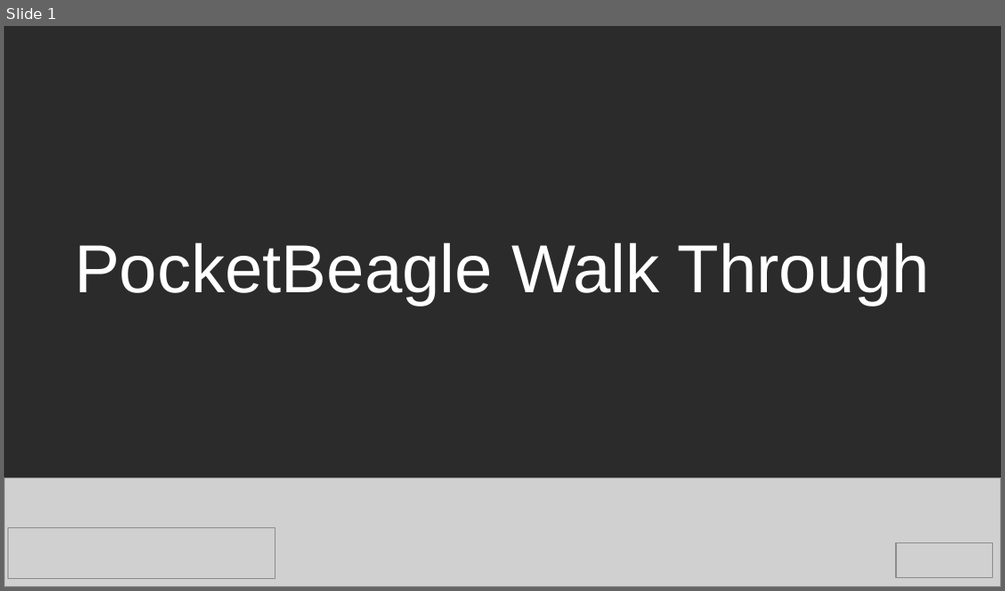
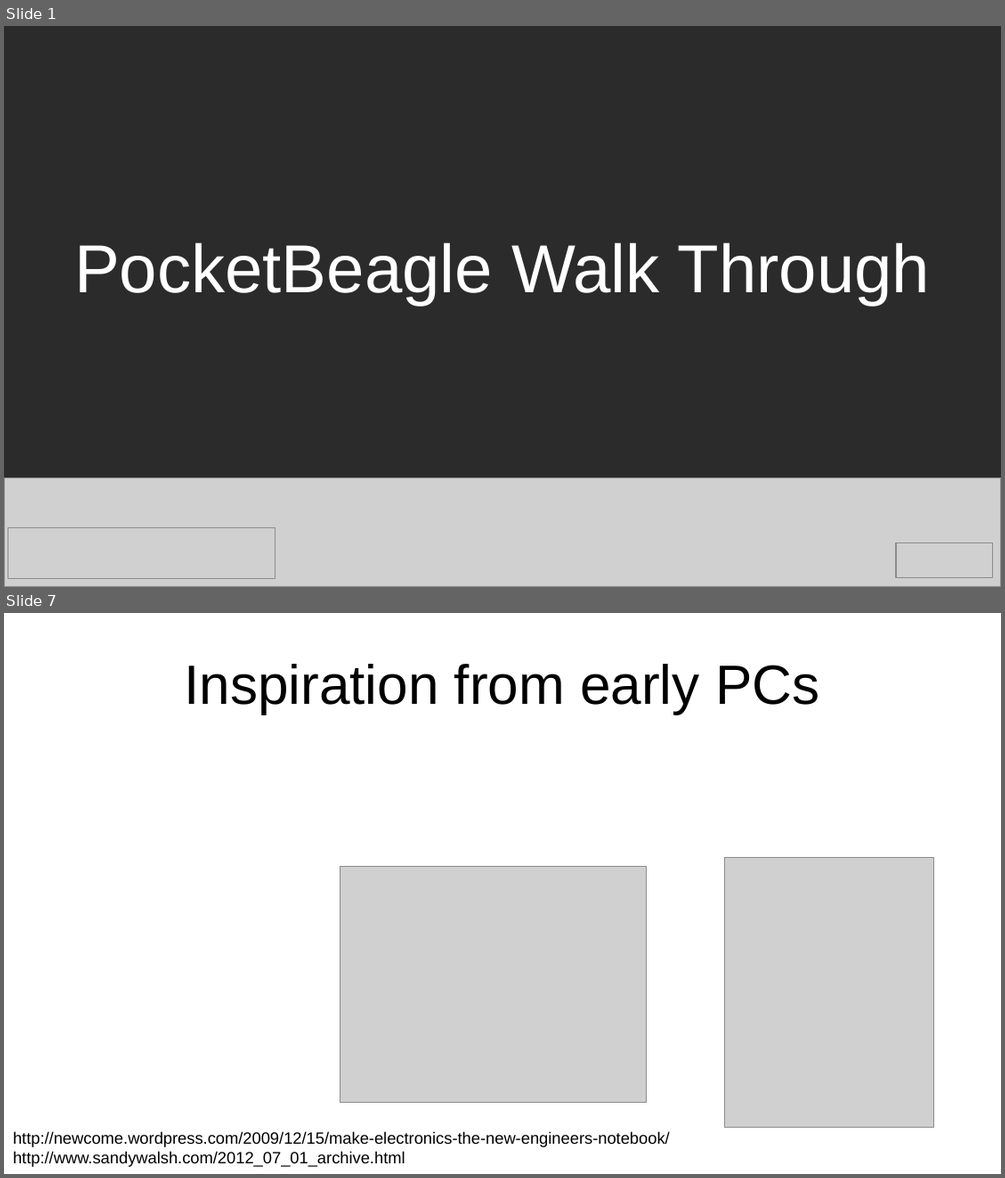
Before and after one commit to e-ale/Slides, a slide deck: pocketbeagle.odp. Shown one above the other, each under a label of ours: slide 1 before the commit, slides 1 and 7 after it; the slides between them are not shown. The pictures are 1005x591 and 1005x1178 pixels, drawn with LibreOffice and Linux fonts; fonts in the diff are those of the drawing; grey boxes stand for pictures; background and template pictures are left out; a plain dark background stands for a picture behind light text. Boxes give left, top, right and bottom in pixels: in the first picture for what was removed or moved away, otherwise in the second. Text is boxed around its words. In the diff, an @@ line names an element or a change of style, - is before the commit and + after.

```diff
--- a/pocketbeagle.odp
+++ b/pocketbeagle.odp
@@ slide 7 added at <box>4,613,1001,1174</box>, background #FFFFFF @@
@@ title added at <box>184,664,819,714</box>, 44 pt, text #000000 @@
+Inspiration from early PCs
@@ picture added at <box>340,867,647,1103</box> @@
@@ picture added at <box>724,857,933,1127</box> @@
@@ text added at <box>13,1131,670,1167</box>, 13 pt, text #000000 @@
+http://newcome.wordpress.com/2009/12/15/make-electronics-the-new-engineers-notebook/
+http://www.sandywalsh.com/2012_07_01_archive.html
```
Also in this commit, not shown: 7 slides changed, 24 other slides added.
